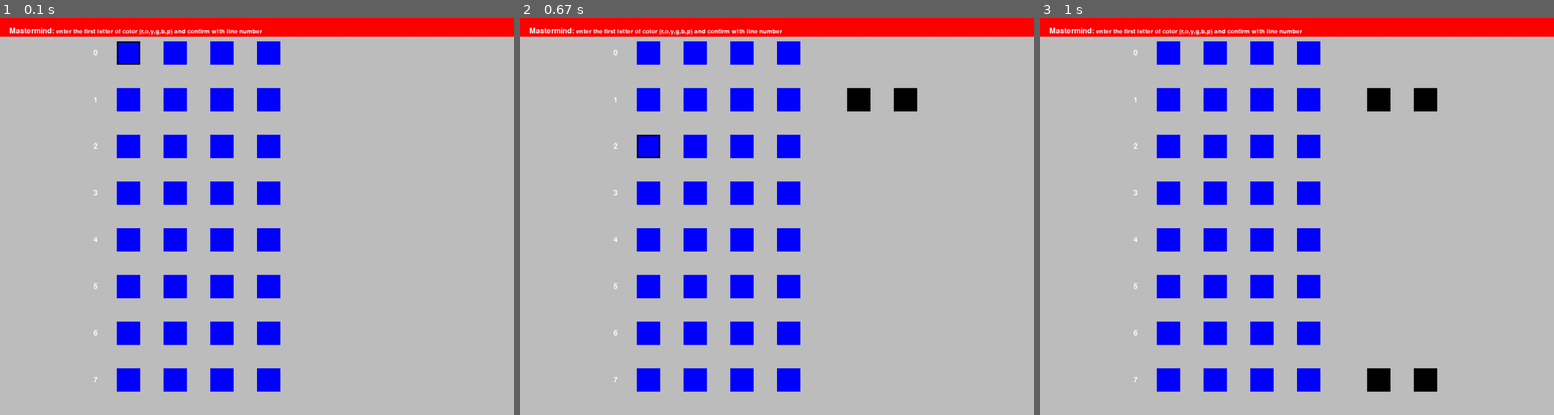
Above: before the commit, frames 1-3 (left to right).
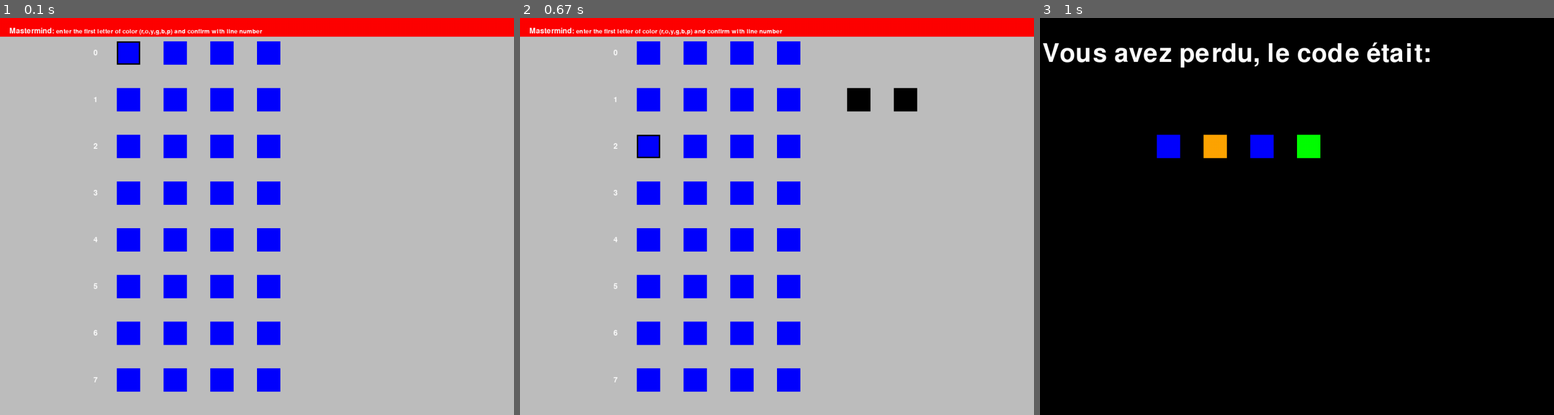
Above: after the commit, the same moments.

Repository: Loris250/mastermind
Game: pygame game, started from src/nouveau.py
The game is run twice, just before and just after one commit, with the same random seed, the same clock (stepped at 60 frames per second) and the same inputs.
Inputs:
- Up to frame 1 (0.1 s): no input
- Up to frame 2 (0.67 s): tap 1 at 0.33 s
- Up to frame 3 (1 s): tap 7 at 0.67 s

Frames 1-2 are identical in both runs. In frame 3, 98% of the frame differs, in the area x 0-100%, y 0-100%.

Commit message:
last change

Diff:
--- a/src/nouveau.py
+++ b/src/nouveau.py
@@ -21,6 +21,7 @@
 game_on = True #variable qui définit que le jeu est allumé
 
 game_won = False # variable for when game is won
+game_loose = False
 
 #Fonction qui génère la séquence "code"
 
@@ -474,6 +475,11 @@
     if affichagel7 == True:
         for i in range(4):
             pygame.draw.rect(screen, pygame.Color(repcasecouleur["7" + str(i)]), repcase["7" + str(i)])
+            if game_won == False:
+                print("ouk")
+                game_loose = True
+                game_on = False
+
 
 
 
@@ -486,13 +492,8 @@
     game_on = False
     screen.fill(pygame.Color("white"))
     font = pygame.font.SysFont(None, 80)
-    img = font.render(("Bravo ! Vous avez gagné en " + str(nombre_essais) + " essais"), True, pygame.Color("blue"))
+    img = font.render(("Bravo ! Vous avez gagné en " + str(nombre_essais) + " essais ! "), True, pygame.Color("blue"))
     screen.blit(img, (5, 50))
-
-    for event in pygame.event.get():
-        if event.type == pygame.KEYDOWN:
-            game_won = False
-            game_on = True
 
 
     pygame.display.update()
@@ -501,3 +502,35 @@
         if event.type == pygame.QUIT:
             pygame.quit()
             sys.exit()
+
+
+while game_loose == True:
+
+    for event in pygame.event.get():  #Pour chaque élément qu'il se passe lors du fonctionnement du jeu pygame:
+        if event.type == pygame.QUIT:
+            pygame.quit()
+            sys.exit()
+
+    game_on = False
+    screen.fill(pygame.Color("black"))
+    font = pygame.font.SysFont(None, 80)
+    img = font.render(("Vous avez perdu, le code était:   "), True, pygame.Color("white"))
+    screen.blit(img, (5, 50))
+    loosesolution = {
+    'A': pygame.Rect(250,250,50,50),
+    'B': pygame.Rect(350,250,50,50),
+    'C': pygame.Rect(450,250,50,50),
+    'D': pygame.Rect(550,250,50,50),
+    }
+    pygame.draw.rect(screen, pygame.Color(code[0]), loosesolution["A"])
+    pygame.draw.rect(screen, pygame.Color(code[1]), loosesolution["B"])
+    pygame.draw.rect(screen, pygame.Color(code[2]), loosesolution["C"])
+    pygame.draw.rect(screen, pygame.Color(code[3]), loosesolution["D"])
+
+
+    pygame.display.update()
+
+    for event in pygame.event.get():  #Pour chaque élément qu'il se passe lors du fonctionnement du jeu pygame:
+        if event.type == pygame.QUIT:
+            pygame.quit()
+            sys.exit()
